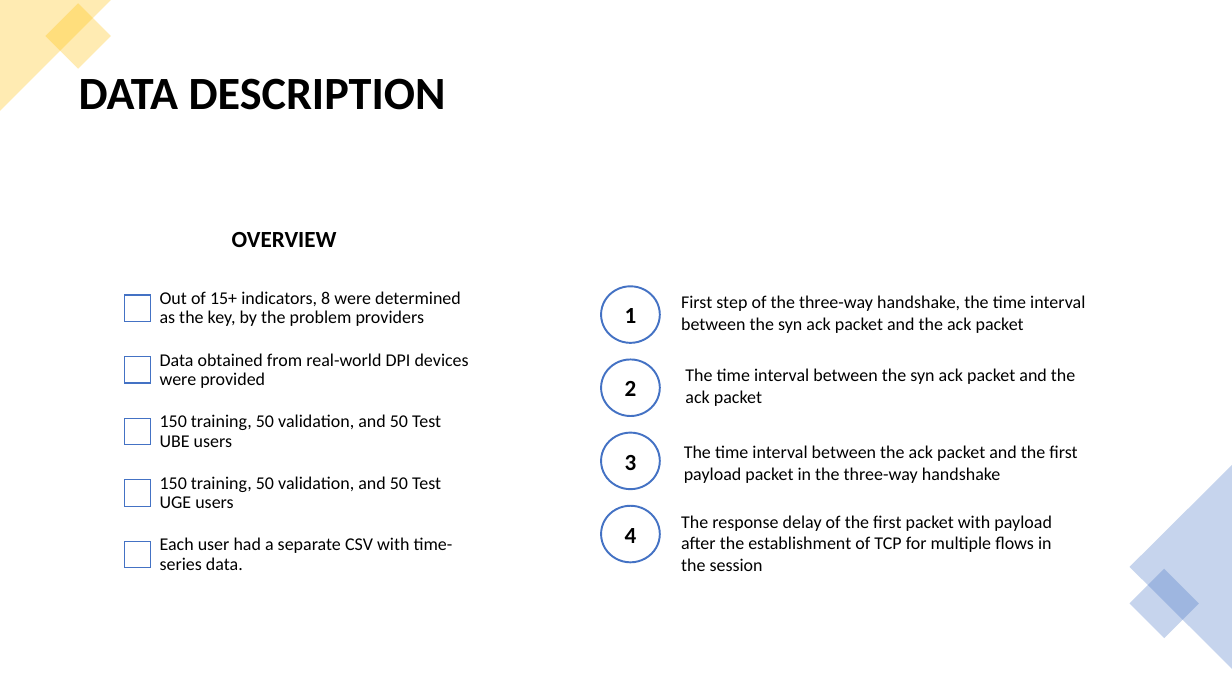
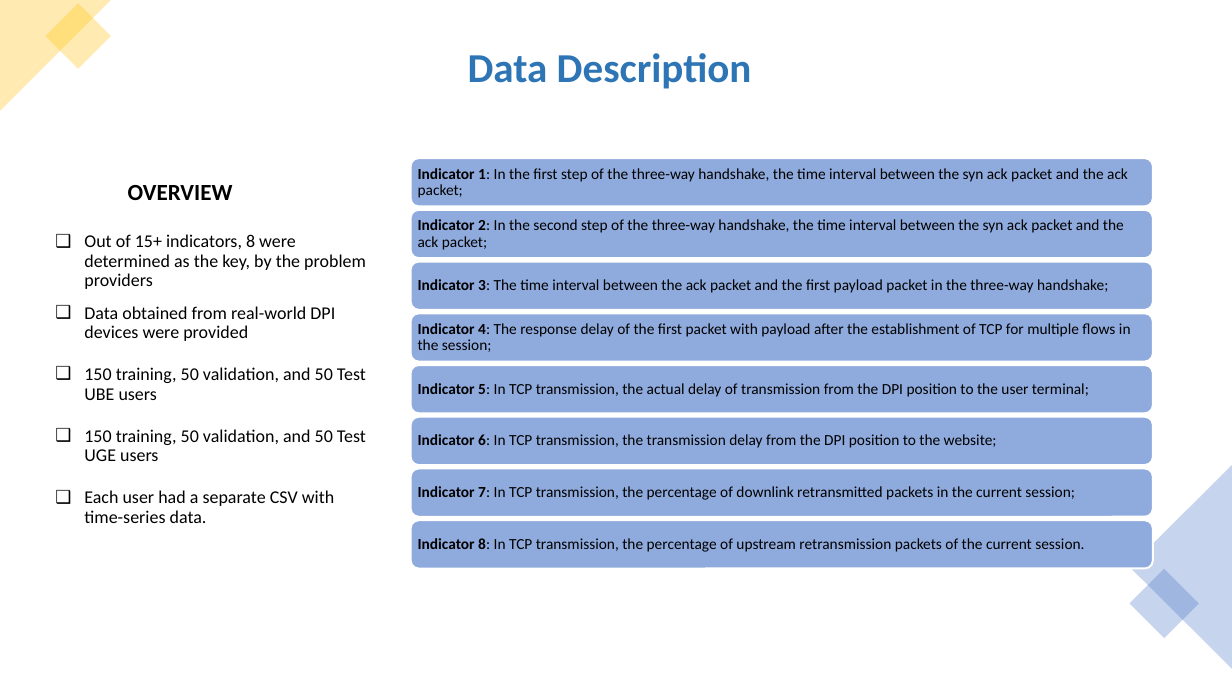
Before and after one commit to ITU-AI-ML-in-5G-Challenge/Team-DataRangers-home-network-users-experience-classification, a slide deck: slide 3 of 5gChallenge_DataRangers.pptx. Drawn at 1232x693 pixels with LibreOffice and Linux fonts; fonts in the diff are those of the drawing. Boxes give left, top, right and bottom in pixels: in the first picture for what was removed or moved away, otherwise in the second. Text is boxed around its words. In the diff, an @@ line names an element or a change of style, - is before the commit and + after.

```diff
--- a/5gChallenge_DataRangers.pptx
+++ b/5gChallenge_DataRangers.pptx
@@ title at <box>468,53,752,89</box>: text changed; size 36 to 32 pt; text colour #000000 to #2E75B6 @@
-DATA DESCRIPTION
+Data Description
@@ text at <box>418,168,1128,198</box>: text changed; size 14 to 12 pt @@
-First step of the three-way handshake, the time interval between the syn ack packet and the ack packet
+Indicator 1: In the first step of the three-way handshake, the time interval between the syn ack packet and the ack packet;
@@ vertical alignment top to middle in 4 elements at <box>418,323,1131,352</box>, <box>418,279,1108,293</box>, <box>418,168,1128,198</box>, <box>418,219,1124,250</box> @@
@@ text at <box>418,219,1124,250</box>: text changed; size 14 to 12 pt @@
-The time interval between the syn ack packet and the ack packet
+Indicator 2: In the second step of the three-way handshake, the time interval between the syn ack packet and the ack packet;
@@ text at <box>418,279,1108,293</box>: text changed; size 14 to 12 pt @@
-The time interval between the ack packet and the first payload packet in the three-way handshake
+Indicator 3: The time interval between the ack packet and the first payload packet in the three-way handshake;
@@ ellipse removed at <box>602,287,661,343</box> @@
-1
@@ text at <box>418,323,1131,352</box>: text changed; size 14 to 12 pt @@
-The response delay of the first packet with payload after the establishment of TCP for multiple flows in the session
+Indicator 4: The response delay of the first packet with payload after the establishment of TCP for multiple flows in the session;
@@ ellipse removed at <box>602,360,661,416</box> @@
-2
@@ ellipse removed at <box>602,433,661,489</box> @@
-3
@@ 6 frees: place and size @@
-6 frees at <box>150,201,484,586</box>
+6 frees at <box>45,154,380,539</box>
@@ bullet none to ❑ in 5 elements at <box>45,231,380,293</box>, <box>45,292,380,354</box>, <box>45,354,380,416</box>, <box>45,415,380,477</box>, <box>45,477,380,539</box> @@
@@ ellipse removed at <box>602,506,661,562</box> @@
-4
@@ group added at <box>410,158,1153,568</box>: 8 rounded rectangles, 4 texts @@
+Indicator 5: In TCP transmission, the actual delay of transmission from the DPI position to the user terminal;
+Indicator 6: In TCP transmission, the transmission delay from the DPI position to the website;
+Indicator 7: In TCP transmission, the percentage of downlink retransmitted packets in the current session;
+Indicator 8: In TCP transmission, the percentage of upstream retransmission packets of the current session.
@@ group removed at <box>125,295,152,568</box>: 5 rectangles @@
```
Also in this commit, not shown: 13 other slides changed, 1 slide added, 1 slide removed.
